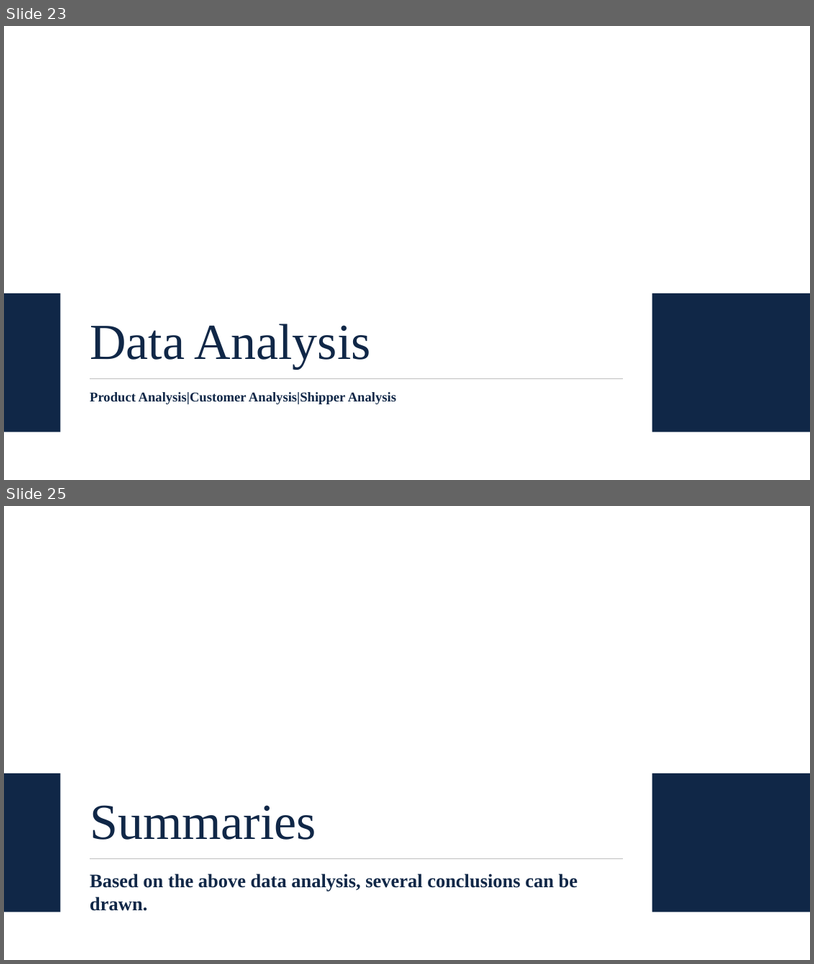
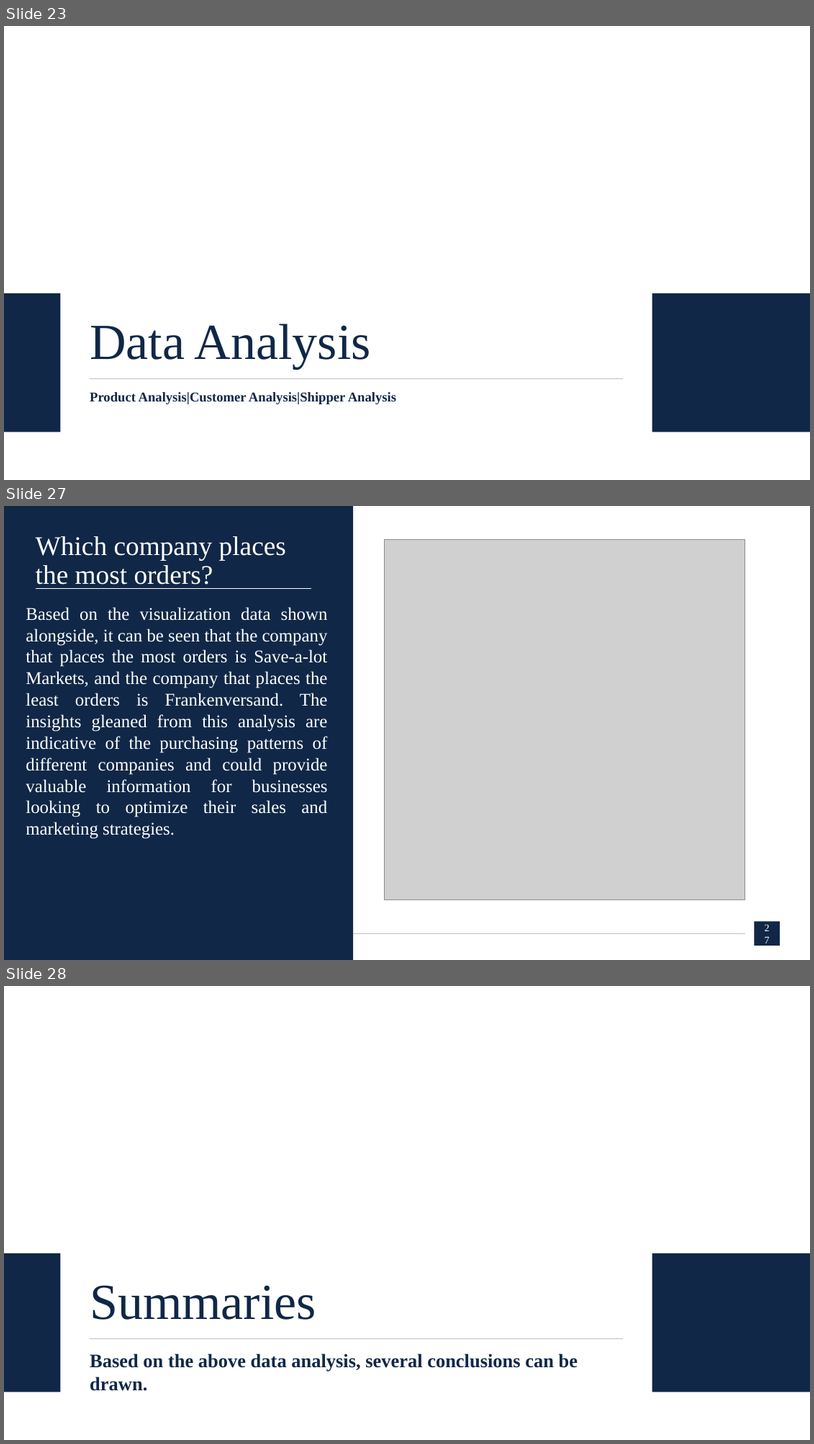
Before and after one commit to adrn-mm/DSLS_Mini-Project-DE_Adrian-Maulana-Muhammad, a slide deck: case-study/Report of Case Study_Adrian Maulana Muhammad.pptx. Shown one above the other, each under a label of ours: slides 23 and 25 before the commit, slides 23, 27 and 28 after it; the slides between them are not shown. The pictures are 814x964 and 814x1444 pixels, drawn with LibreOffice and Linux fonts; fonts in the diff are those of the drawing; grey boxes stand for pictures. Boxes give left, top, right and bottom in pixels: in the first picture for what was removed or moved away, otherwise in the second. Text is boxed around its words. In the diff, an @@ line names an element or a change of style, - is before the commit and + after.

Commit message:
update ppt & data viz

```diff
--- a/case-study/Report of Case Study_Adrian Maulana Muhammad.pptx
+++ b/case-study/Report of Case Study_Adrian Maulana Muhammad.pptx
@@ slide 27 added at box(4, 506, 810, 960), background #FFFFFF @@
@@ rectangle added at box(4, 506, 353, 959), fill #102747 @@
@@ title added at box(36, 536, 286, 589), 24 pt, text #FFFFFF @@
+Which company places the most orders?
@@ picture added at box(385, 539, 745, 900) @@
@@ line added from (36, 588) to (311, 588), #FFFFFF 0.5 pt @@
@@ text added at box(26, 607, 328, 839), 16 pt, text #FFFFFF @@
+Based on the visualization data shown alongside, it can be seen that the company that places the most orders is Save-a-lot Markets, and the company that places the least orders is Frankenversand. The insights gleaned from this analysis are indicative of the purchasing patterns of different companies and could provide valuable information for businesses looking to optimize their sales and marketing strategies.
@@ line added from (353, 934) to (746, 934), #BFBFBF 0.5 pt @@
@@ page number added at box(755, 921, 781, 945), fill #102747, 9 pt, text #FFFFFF @@
+27
@@ what was slide 25 is now slide 28 @@
```
Also in this commit, not shown: 1 slide changed, 3 other slides added, 1 slide removed, 1 other file.
